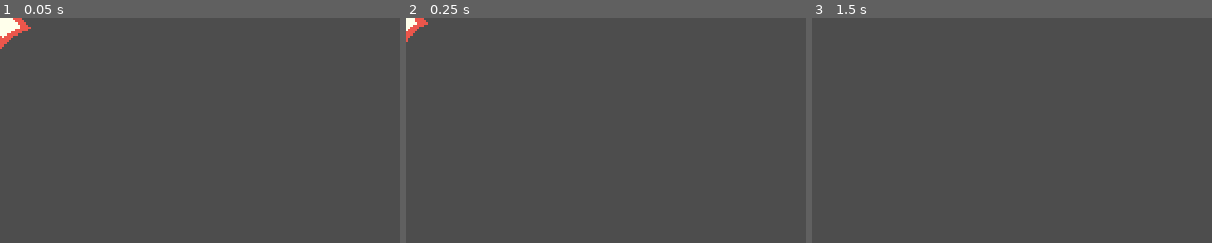
Above: before the commit, frames 1-3 (left to right).
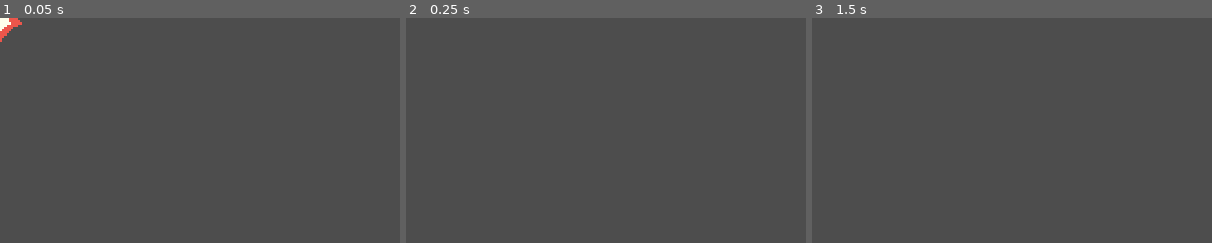
Above: after the commit, the same moments.

Repository: FlyinButter1/Hackathon
Game: Godot game, scene res://Efekty/HitEffect.tscn
The game is run twice, just before and just after one commit, with the same random seed, the same clock (stepped at 60 frames per second) and the same inputs. This scene is started directly instead of the project's main scene.
Inputs:
- Up to frame 1 (0.05 s): no input
- Up to frame 2 (0.25 s): no input
- Up to frame 3 (1.5 s): tap Enter at 0.5 s; hold D (move_right) 0.53-1.28 s; tap Space at 1.25 s; hold S (move_down) from 1.28 s (still down)
The pictures show only the part of the screen within x 0-50%, y 0-50%; the shares and areas given below are measured in that part.

The runs differ from the first frame. In frame 1, 0.4% of the frame differs, in the area x 0-8%, y 0-14%; in frame 2, 0.3%; in frame 3, nothing differs.

Commit message:
KillEffect bez animacji

Diff:
--- a/Efekty/HitEffect.tscn
+++ b/Efekty/HitEffect.tscn
@@ -28,4 +28,6 @@
 [node name="HitEffect" type="AnimatedSprite2D"]
 sprite_frames = SubResource("SpriteFrames_x0i52")
 animation = &"Animate"
+frame = 1
+frame_progress = 0.435754
 script = ExtResource("1_imeq4")
--- /dev/null
+++ b/Efekty/KillEffect.tscn
@@ -0,0 +1,6 @@
+[gd_scene load_steps=2 format=3 uid="uid://j0ltr8eeea5u"]
+
+[ext_resource type="Script" path="res://Efekty/Effect.gd" id="1_fkvol"]
+
+[node name="KillEffect" type="AnimatedSprite2D"]
+script = ExtResource("1_fkvol")
Not shown: 1 places in Efekty/HitEffect.tscn that only renumber resources
